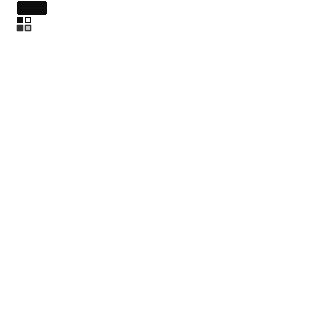
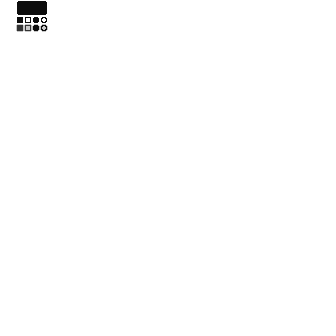
Layer changes from the first (336, 336) image to the second:
painted on "Background" over 32, 17, 48, 32
